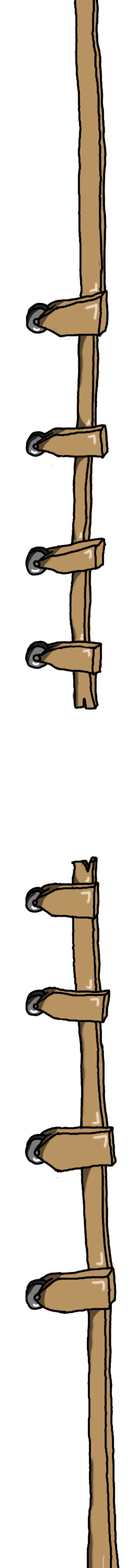
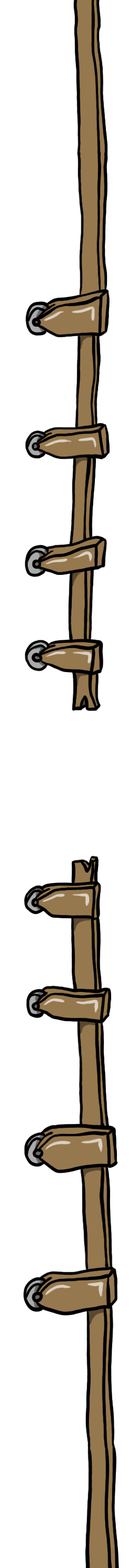
Two versions of the same layered image (129x1568). Layer-by-layer changes:
added group "Gruppe 2" with 4 layers above "Gruppe 1" over [22, 0, 119, 1568]
added layer "Ebene 12" in group "Gruppe 2" over [22, 0, 119, 1568]
added layer "Ebene 15" (65%) in group "Gruppe 2" over [41, 306, 104, 1298]
added layer "Ebene 14" (40%) in group "Gruppe 2" over [32, 304, 106, 1325]
added layer "Ebene 13" in group "Gruppe 2" over [24, 0, 119, 1568]
moved "Zeichnung" into group "Gruppe 1" over [24, 0, 120, 1568]
moved "Wood" into group "Gruppe 1" over [22, 0, 120, 1568]
moved "Wheels" into group "Gruppe 1" over [22, 0, 120, 1568]
